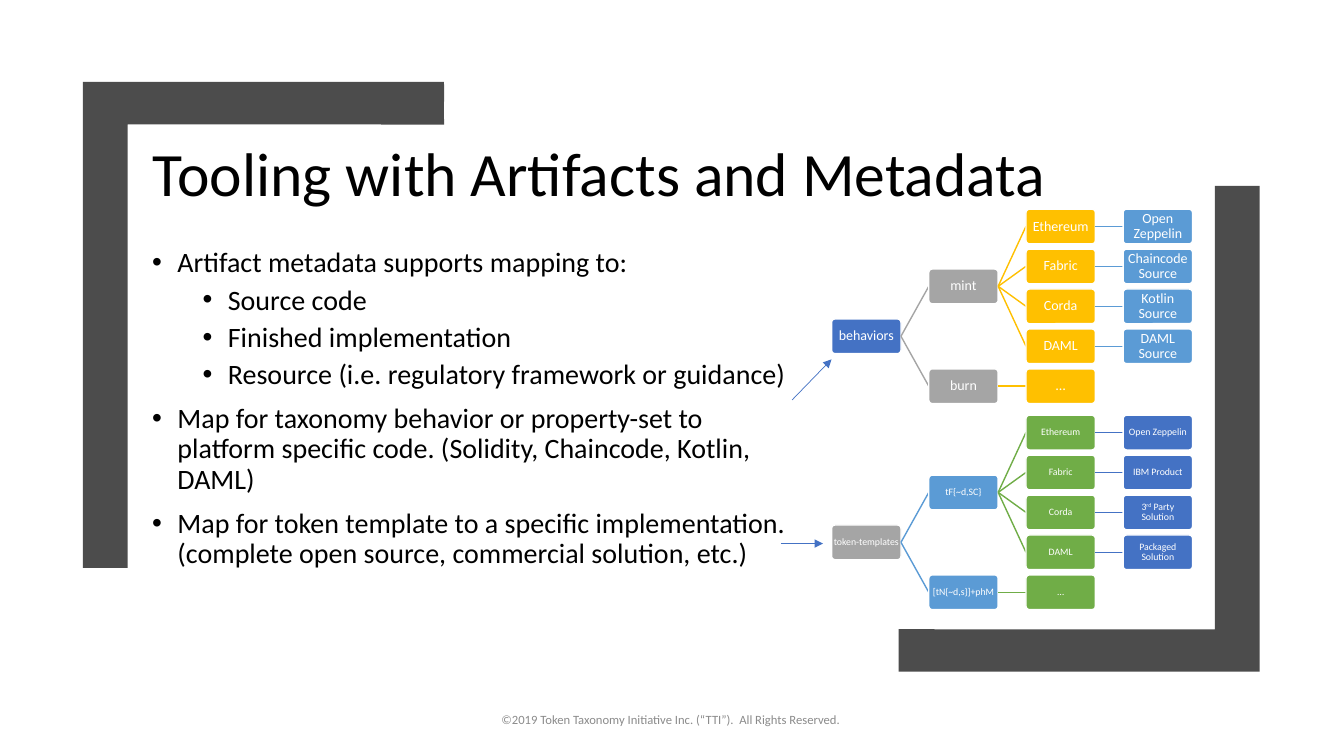
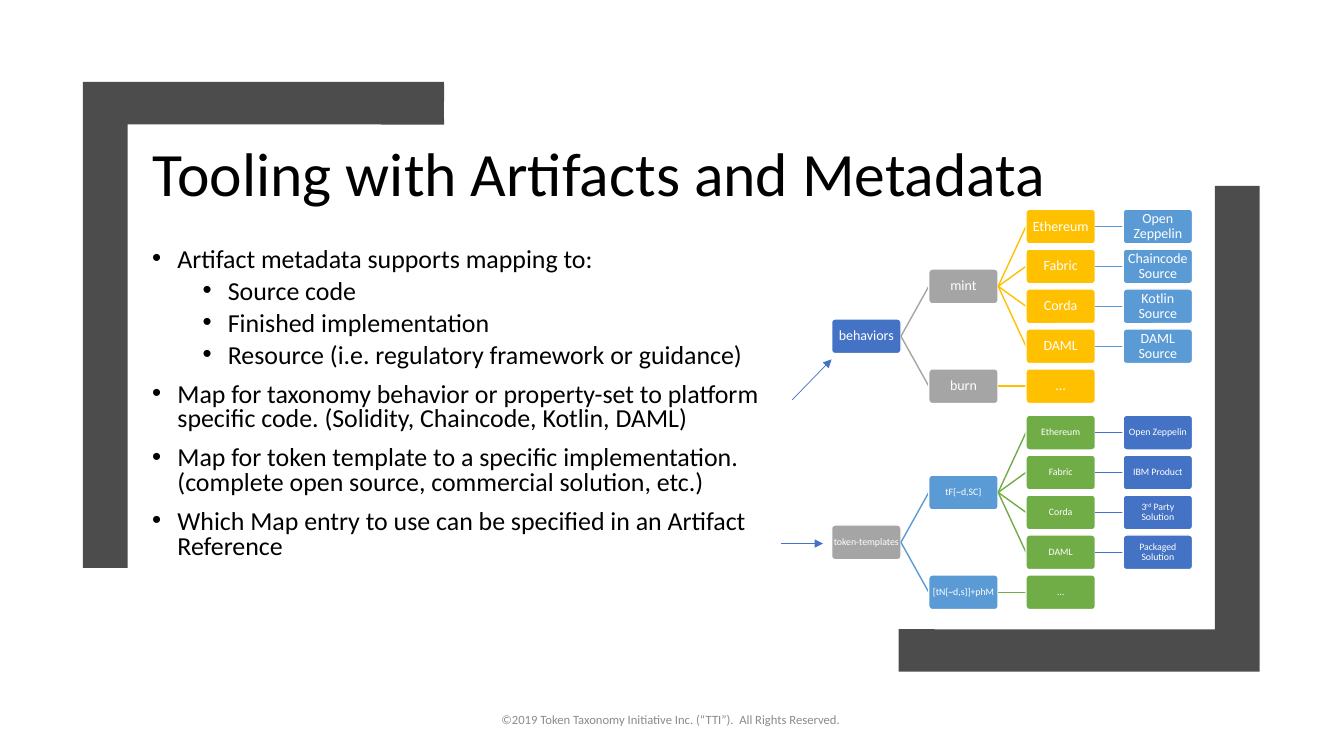
Before and after one commit to vipinsun/TokenTaxonomyFramework-pub, a slide deck: slide 26 of presentations/TTF-Presentation.pptx (slide 22 before the commit). Drawn at 1344x756 pixels with LibreOffice and Linux fonts; fonts in the diff are those of the drawing. Boxes give left, top, right and bottom in pixels: in the first picture for what was removed or moved away, otherwise in the second. Text is boxed around its words. In the diff, an @@ line names an element or a change of style, - is before the commit and + after.

```diff
--- a/presentations/TTF-Presentation.pptx
+++ b/presentations/TTF-Presentation.pptx
@@ text at (177,250,758,496): size 20 to 18.5 pt in "Artifact metadata supports mapping to:", "Source code", "Finished implementation", "Resource (i.e. regulatory framework or guidance)" and 2 more places; line spacing 0.9 to 0.8 @@
@@ text at (177,512,746,555): paragraph added @@
+• Which Map entry to use can be specified in an Artifact Reference
```
Also in this commit, not shown: 15 other slides changed, 5 slides added, 20 other files.
